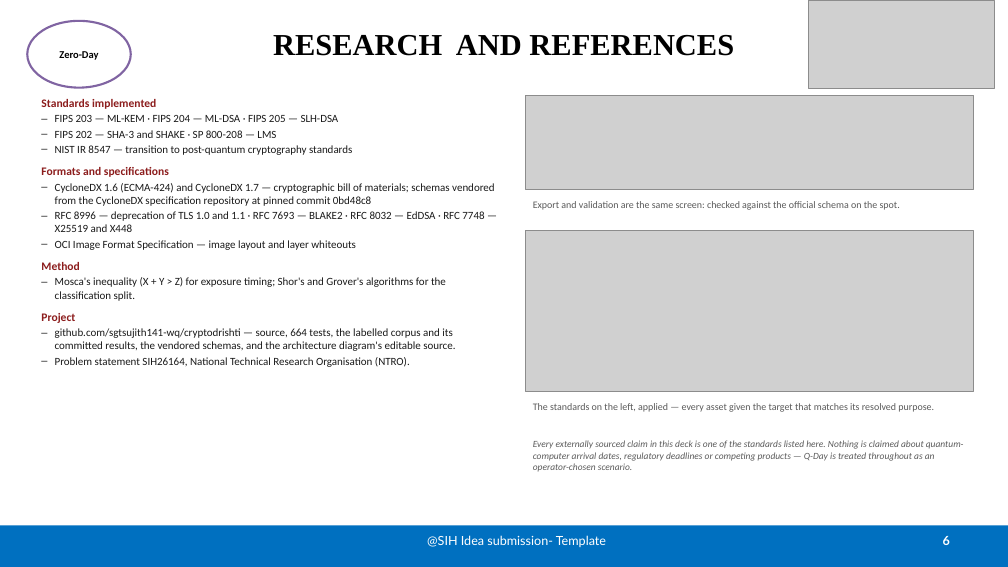
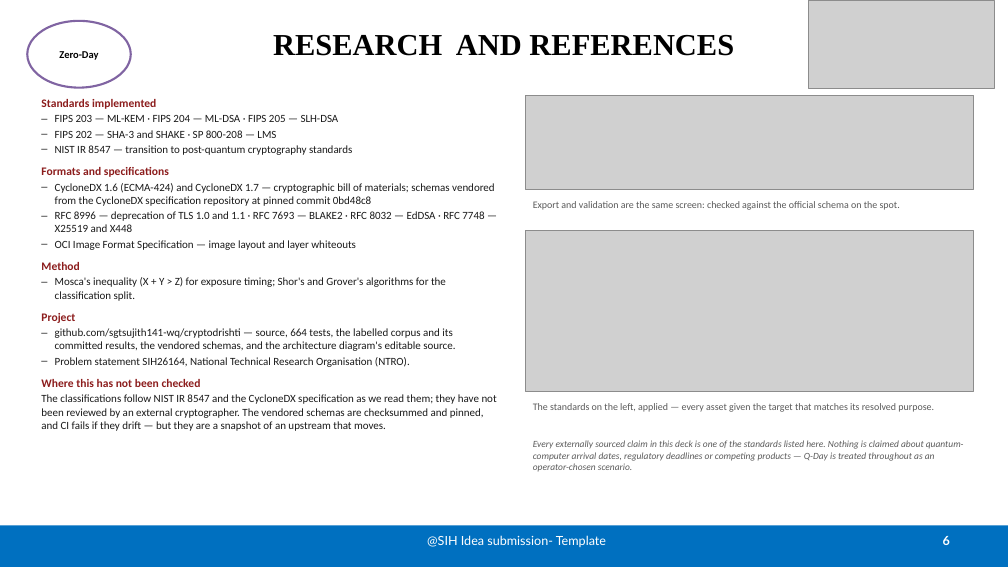
Before and after one commit to sgtsujith141-wq/cryptodrishti, a slide deck: slide 6 of submission/CryptoDrishti-SIH26164-Idea-Presentation.pptx. Drawn at 1008x567 pixels with LibreOffice and Linux fonts; fonts in the diff are those of the drawing; grey boxes stand for pictures. Boxes give left, top, right and bottom in pixels: in the first picture for what was removed or moved away, otherwise in the second. Text is boxed around its words. In the diff, an @@ line names an element or a change of style, - is before the commit and + after.

```diff
--- a/submission/CryptoDrishti-SIH26164-Idea-Presentation.pptx
+++ b/submission/CryptoDrishti-SIH26164-Idea-Presentation.pptx
@@ text at [41, 379, 497, 431]: paragraphs added @@
+Where this has not been checked
+The classifications follow NIST IR 8547 and the CycloneDX specification as we read them; they have not been reviewed by an external cryptographer. The vendored schemas are checksummed and pinned, and CI fails if they drift — but they are a snapshot of an upstream that moves.
```
Also in this commit, not shown: 1 other slide changed, 2 other files.
